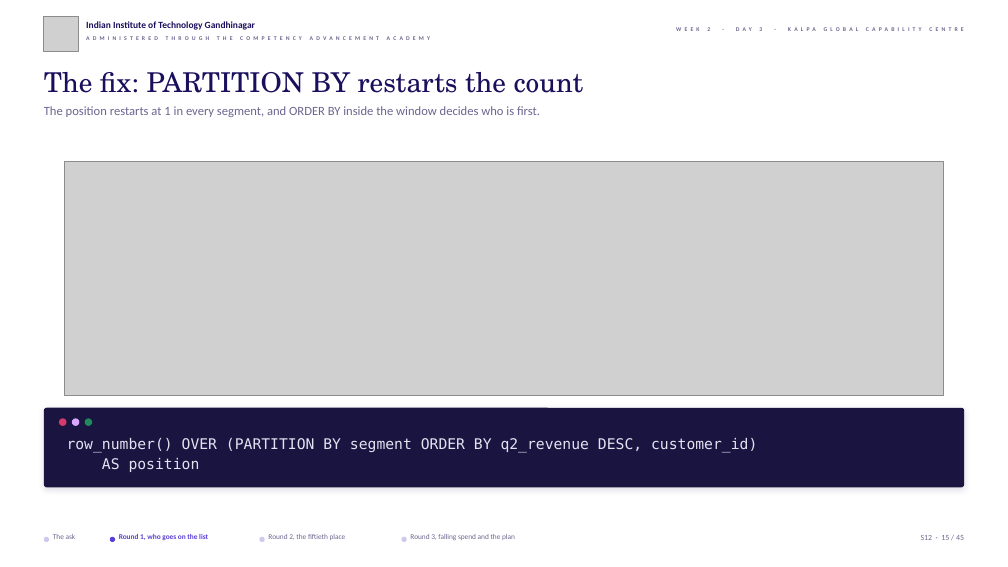
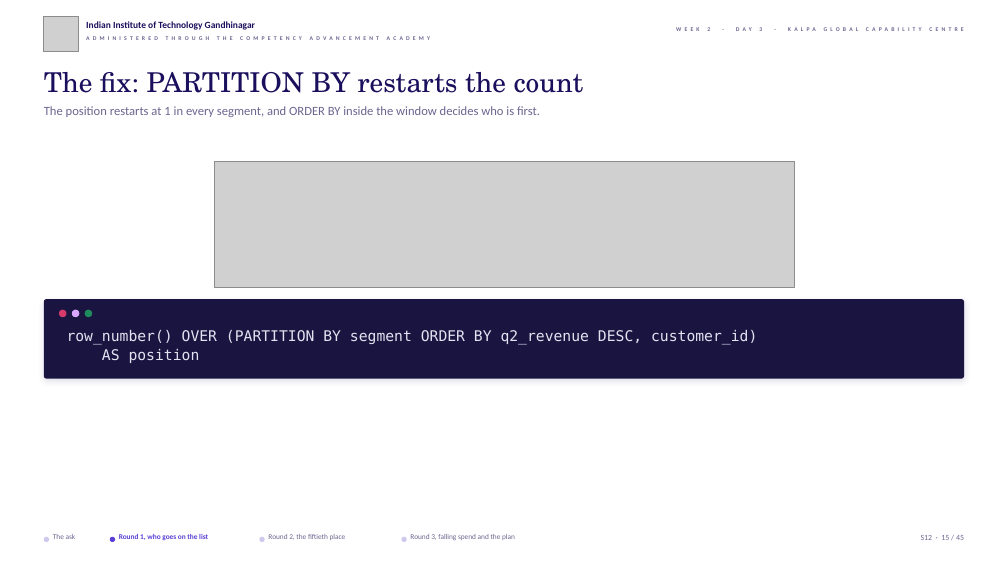
Before and after one commit to fde-academy-lab/c2-content-factory, a slide deck: slide 15 of content/W02/D3/slides/C2_W02_D03_half1_STUDENT.pptx. Drawn at 1008x567 pixels with LibreOffice and Linux fonts; fonts in the diff are those of the drawing; grey boxes stand for pictures; background and template pictures are left out. Boxes give left, top, right and bottom in pixels: in the first picture for what was removed or moved away, otherwise in the second. Text is boxed around its words. In the diff, an @@ line names an element or a change of style, - is before the commit and + after.

```diff
--- a/content/W02/D3/slides/C2_W02_D03_half1_STUDENT.pptx
+++ b/content/W02/D3/slides/C2_W02_D03_half1_STUDENT.pptx
@@ picture resized from (x1=64, y1=162, x2=943, y2=395) to (x1=214, y1=162, x2=794, y2=287) @@
@@ 3 ellipses, 1 text, 1 rounded rectangle moved together from (x1=44, y1=408, x2=964, y2=487) to (x1=44, y1=299, x2=964, y2=379) @@
```
Also in this commit, not shown: 11 other slides changed, 6 other files.
